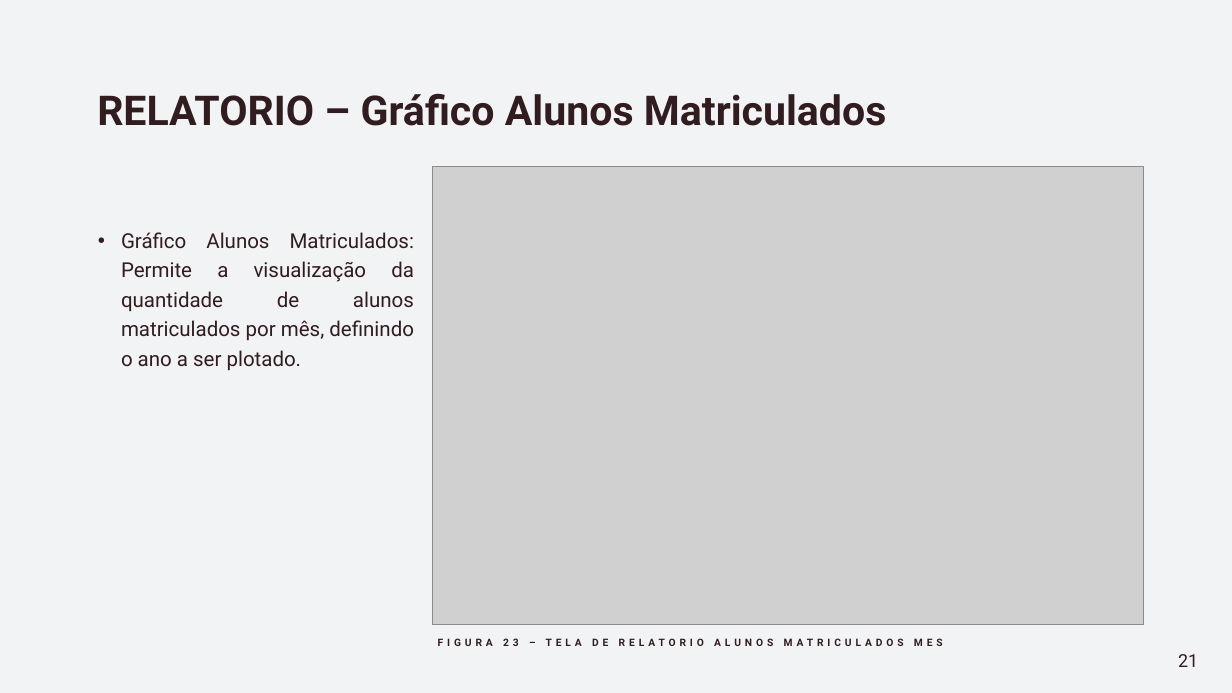
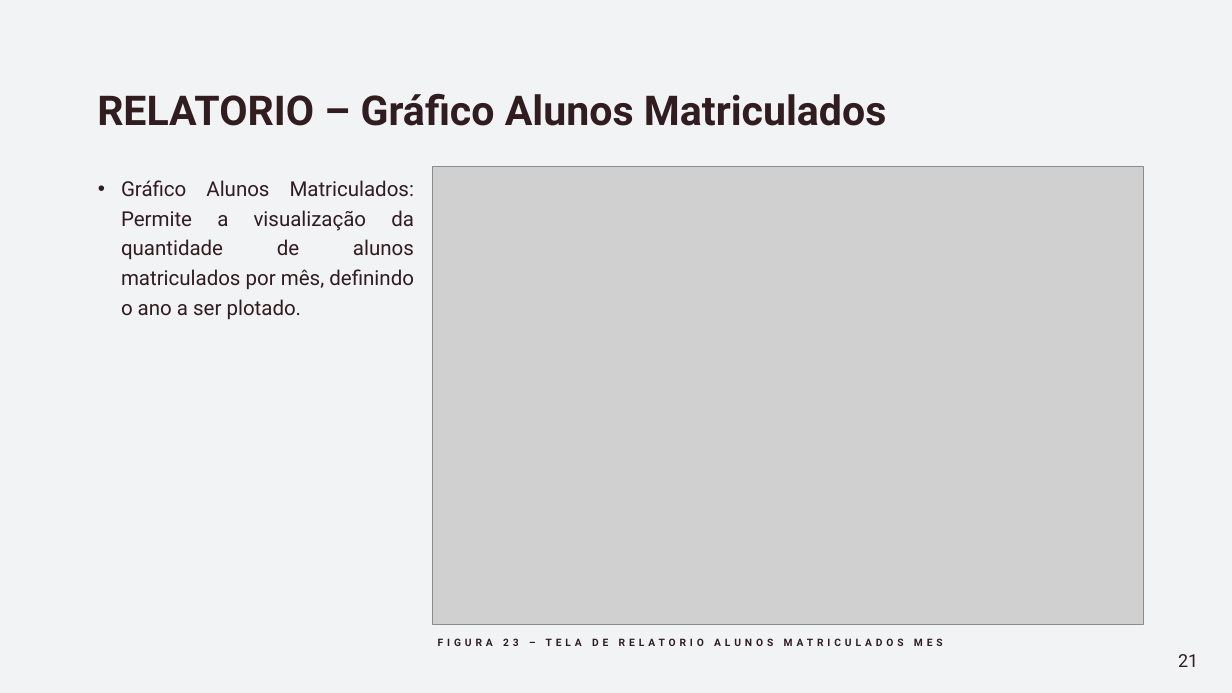
Before and after one commit to eder-ferreira/academia, a slide deck: slide 21 of Documentos/Apresentação -Gestão de Academia.pptx. Drawn at 1232x693 pixels with LibreOffice and Linux fonts; fonts in the diff are those of the drawing; grey boxes stand for pictures. Boxes give left, top, right and bottom in pixels: in the first picture for what was removed or moved away, otherwise in the second. Text is boxed around its words. In the diff, an @@ line names an element or a change of style, - is before the commit and + after.

```diff
--- a/Documentos/Apresentação -Gestão de Academia.pptx
+++ b/Documentos/Apresentação -Gestão de Academia.pptx
@@ text "Gráfico Alunos Matriculados: Permite a ...": place and size @@
-text "Gráfico Alunos Matriculados: Permite a ..." at box(121, 232, 414, 370)
+text "Gráfico Alunos Matriculados: Permite a ..." at box(121, 180, 414, 319)
```
Also in this commit, not shown: 7 other slides changed, 18 other files.
